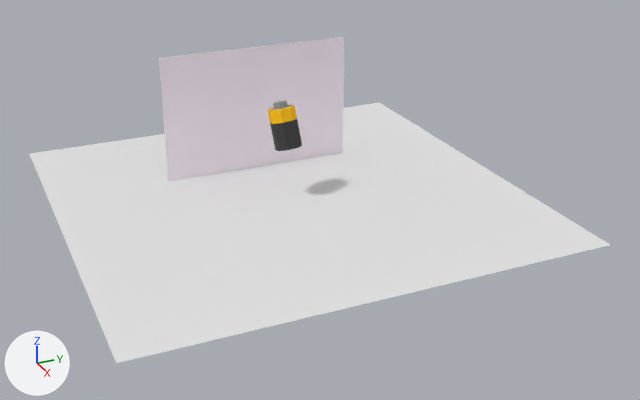
Before and after pictures for a commit that changed the glTF model battery.glb.
Both versions are drawn from a 50 mm camera at (56.6, -22.8, 25.0) aimed at (2.8, 1.4, -1.8). Every picture has the same lights, and +X, +Y and +Z are marked at lower left. The older version comes first. Both versions are drawn at frame 20 of the action 'CylinderAction'; the numbers are the values there. Vertices at exactly the same position are counted once.
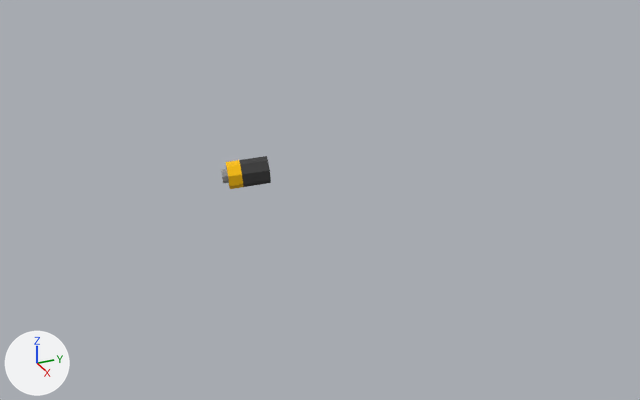
Scene script edits in JSON lines:
```json
{"block": "me_cylinder", "where": "# used by ob_cylinder; location = (0.0, 0.0, 2.5); rotation_euler = (0.0, -0.262, 0.349), in degrees (0, -15, 20)"}
{"op": "remove", "block": "me_cylinder", "code": "me_cylinder.from_pydata(...)  # 4465 vertices, 8668 faces; spans x -1.0..1.0, y -1.0..1.0, z -1.01..2.41"}
{"op": "add", "block": "me_cylinder", "code": "me_cylinder.from_pydata(...)  # 4465 vertices, 8668 faces; spans x -1.0..1.0, y -2.41..1.01, z -1.0..1.0"}
{"block": "me_cylinder", "change": "me_cylinder part 1: the whole mesh is turned 90 degrees about the x axis through the mesh origin"}
{"op": "set", "path": "ob_cylinder.location", "old": "(0.0, 0.0, 2.5)", "new": "(0.0, -2.5, 0.0)"}
{"op": "set", "path": "ob_cylinder.rotation_euler", "old": "(0.0, -0.262, 0.349)", "new": "(0.0939, -0.337, -0.278)", "note": "degrees (0, -15, 20) -> degrees (5.4, -19, -16)"}
{"op": "remove", "block": "ob_plane", "code": ["ob_plane = bpy.data.objects.new('Plane', me_plane)", "ob_plane.location = (0.0, 0.0, -2.26)", "ob_plane.scale = (16.5, 16.5, 16.5)"]}
{"op": "remove", "block": "ob_plane_001", "code": ["ob_plane_001 = bpy.data.objects.new('Plane.001', me_plane_001)", "ob_plane_001.location = (-6.0, 0.0, -1.44)", "ob_plane_001.rotation_euler = (0.0, 1.571, 0.0)  # degrees (0, 90, 0)"]}
```

Location of each change, (x1, y1, x2, y2) in pixels of the pictures (640 x 400 px):
```json
{"object": "Plane", "change": "deleted", "before": [30, 103, 610, 363]}
{"object": "Plane.001", "change": "deleted", "before": [159, 37, 344, 181]}
{"object": "Cylinder", "change": "turned", "before": [268, 101, 302, 151], "after": [221, 156, 271, 189]}
```
